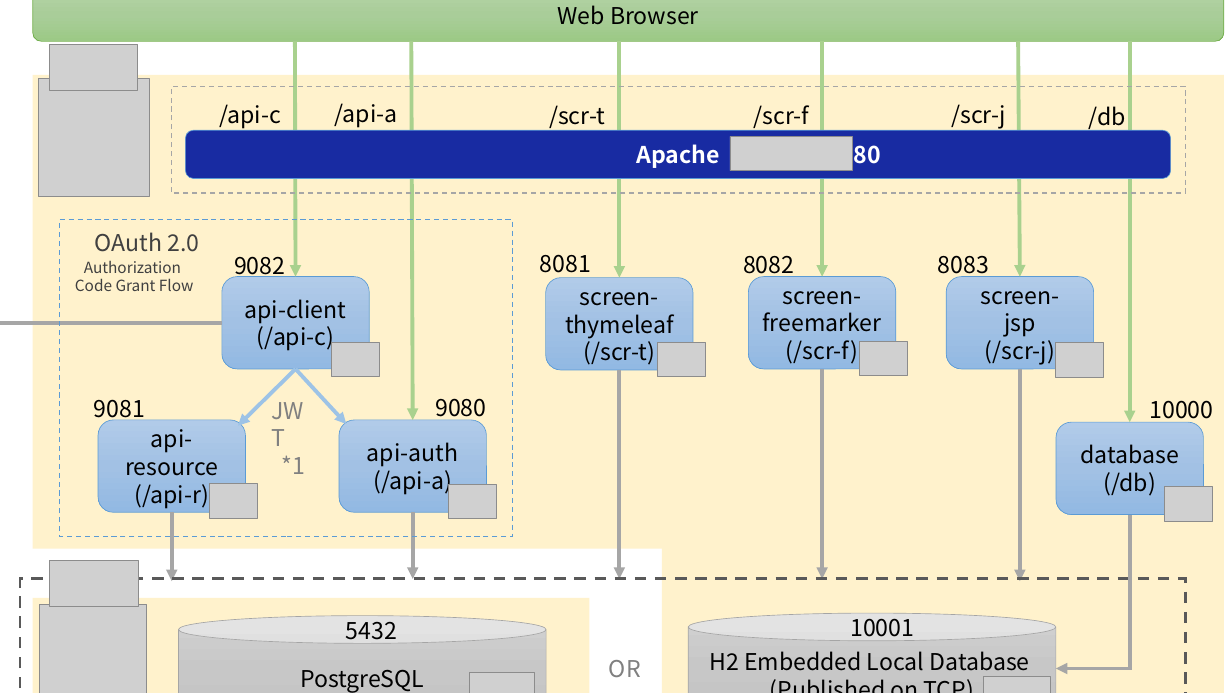
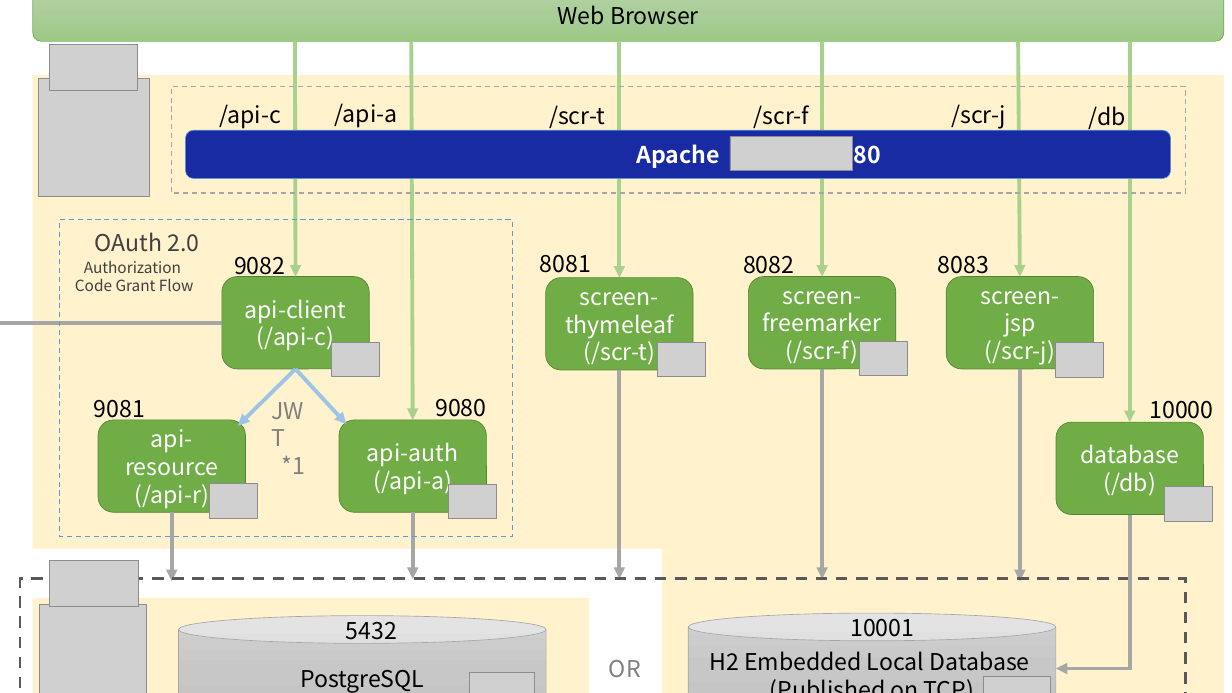
Before and after one commit to kazuki43zoo/spring-boot-multi-sample, a slide deck: slide 1 of images.pptx. Drawn at 1232x693 pixels with LibreOffice and Linux fonts; fonts in the diff are those of the drawing; grey boxes stand for pictures; background and template pictures are left out. Boxes give left, top, right and bottom in pixels: in the first picture for what was removed or moved away, otherwise in the second. Text is boxed around its words. In the diff, an @@ line names an element or a change of style, - is before the commit and + after.

```diff
--- a/images.pptx
+++ b/images.pptx
@@ text colour #000000 to #FFFFFF; fill gradient #B1CBE9 to #A3C1E5 to #93B9E4 to #70AD47; outline #5B9BD5 0.5 pt to #548235 0.5 pt in 7 elements at [98, 420, 246, 512], [339, 420, 487, 512], [222, 276, 370, 369], [946, 276, 1094, 369], [749, 276, 897, 369], [546, 277, 694, 370], [1056, 422, 1204, 515] @@
```
Also in this commit, not shown: 1 other file.
